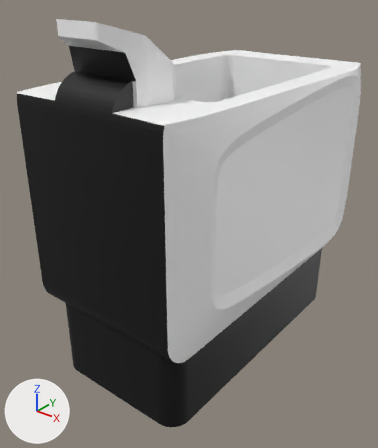
The COLLADA model deliverybot_description/models/deliverybot/meshes/EVA_Body.dae: old version first, new version second.
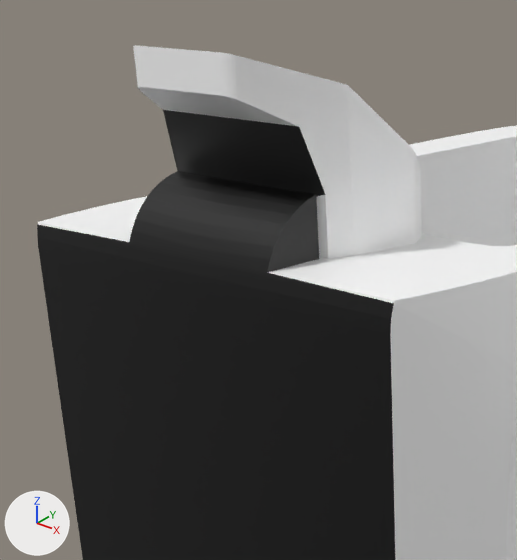
Each version appears first whole from a camera (50 mm lens) standing at (0.792, -1.073, 0.543) and looking at (-0.017, -0.062, -0.084), and next in a close-up on the part from 0% to 57% of the width and 0% to 52% of the height. The lights are fixed; the arrows at lower left show +X, +Y and +Z. Where no turn or scale is listed for an object, it has been applied to the vertices.

The first close-up shows 'EVA_Body'.
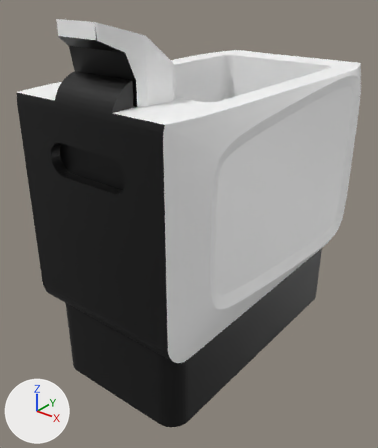
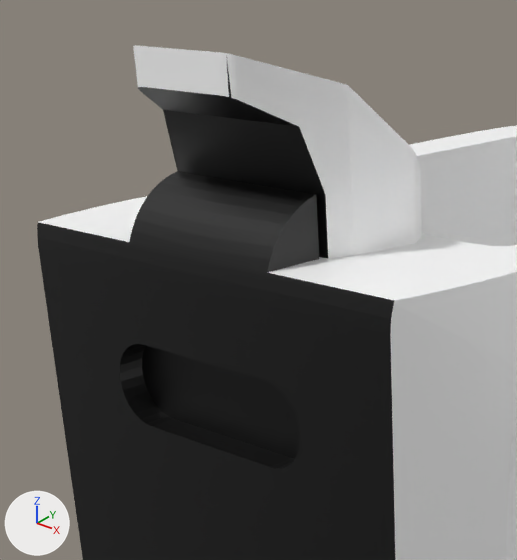
The newer file is also turned or shifted as a whole; pictures and numbers use the older file's frame.

Changed parts and their boxes (x1, y1, x2, y2) in the close-ups (517 x 560 px):
part 1 of me_eva_body, built on
    both: (39, 250, 395, 560)
part 2 of me_eva_body, recoloured (white to black)
    both: (38, 56, 394, 303)

The change, as a list of edits to the scene's bpy script:
```text
Change me_eva_body:
    used by ob_eva_body; location = (0.0, 0.0, 0.0)
    remove me_eva_body.from_pydata(...)  # 3671 vertices, 7338 faces; spans x -0.249..0.251, y -0.418..0.432, z -0.45..0.461
    add me_eva_body.from_pydata(...)  # 3799 vertices, 7594 faces; spans x -0.249..0.251, y -0.418..0.432, z -0.45..0.461
    me_eva_body part 1
    14 faces are deleted
    64 vertices are added at x -0.112..0.113, y -0.418..0.407, z 0.144..0.243
    64 new vertices lie (0.0, 0.025, 0.0) away from vertices in x -0.112..0.113, y -0.418..0.407, z 0.144..0.243
    269 new faces join them, mat_material_002 (black #000000)
    1 new face joins them, mat_material_001 (white #ffffff)
    me_eva_body part 2: 23 faces spanning x -0.21..0.212, y -0.415..0.354, z -0.45..0.46 switch from mat_material_001 (white #ffffff) to mat_material_002 (black #000000)
```
